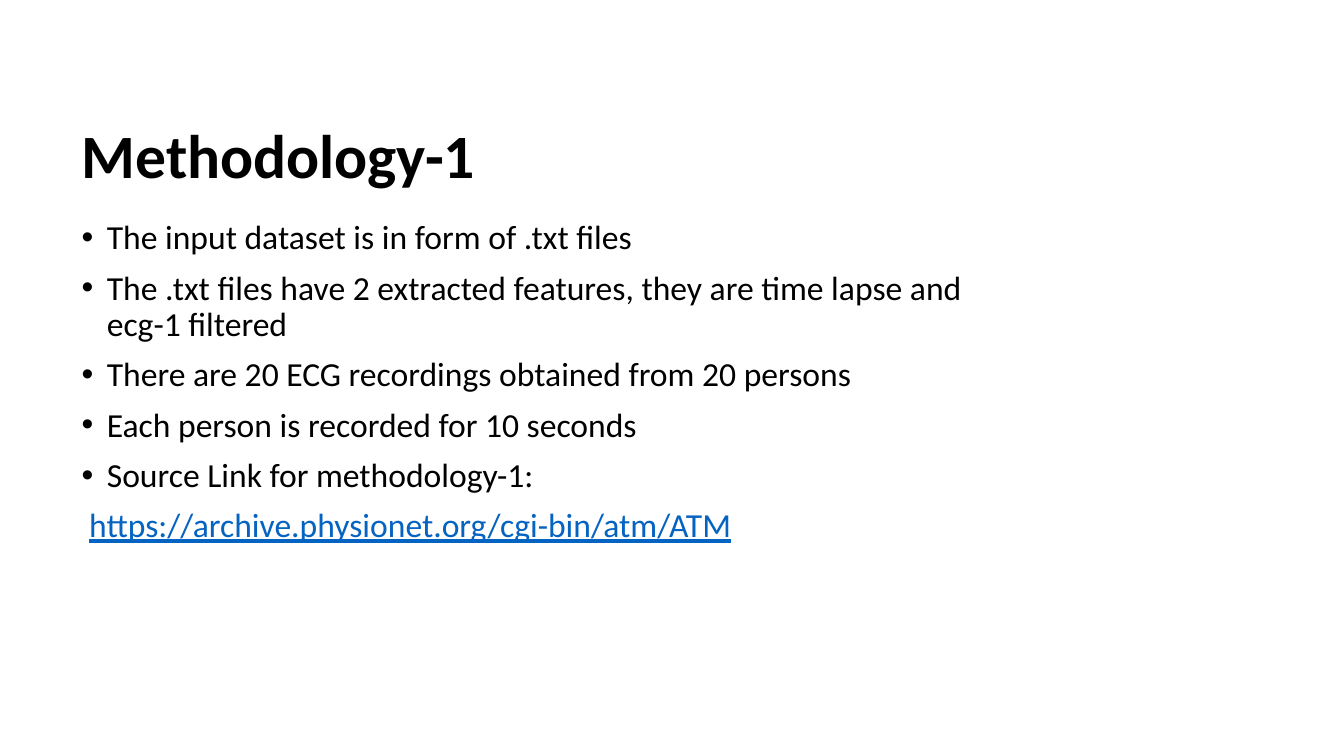
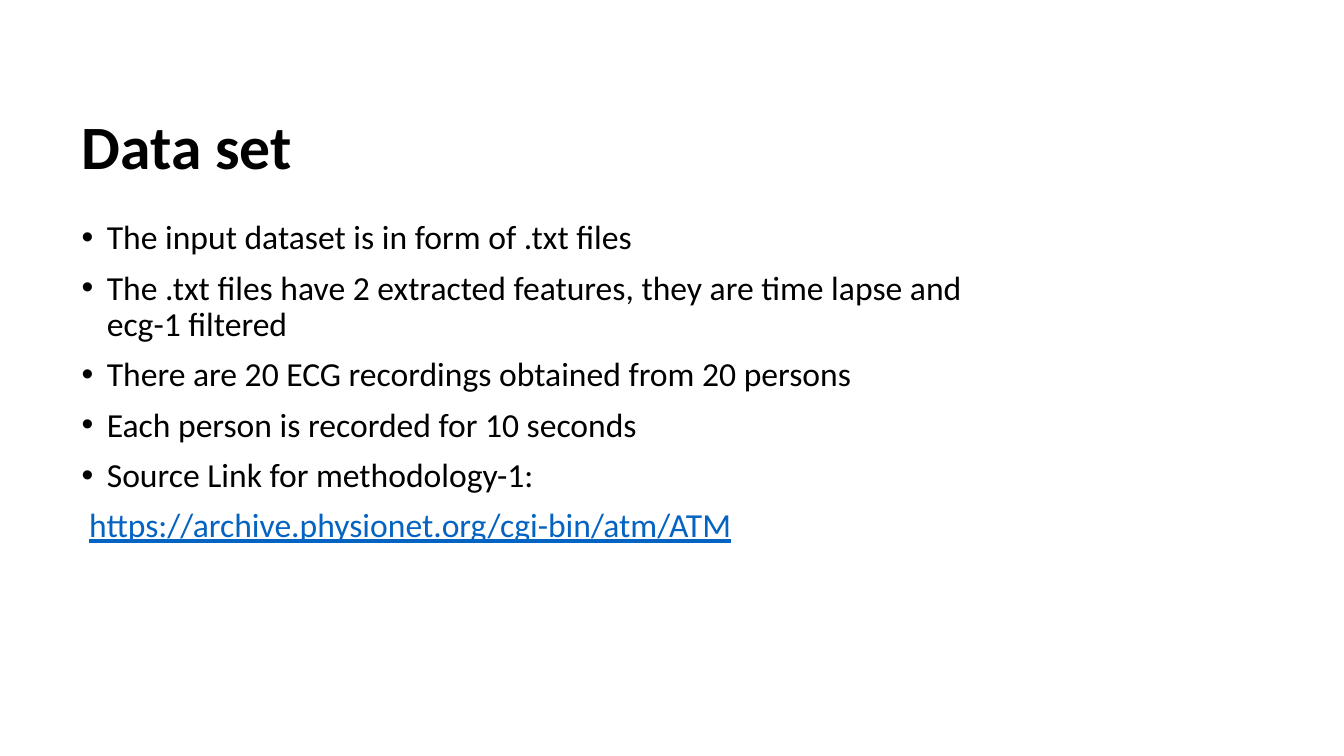
Before and after one commit to uma0441/TwoFactorAuthentication, a slide deck: slide 10 of Mid Term (1).pptx. Drawn at 1344x756 pixels with LibreOffice and Linux fonts; fonts in the diff are those of the drawing. Boxes give left, top, right and bottom in pixels: in the first picture for what was removed or moved away, otherwise in the second. Text is boxed around its words. In the diff, an @@ line names an element or a change of style, - is before the commit and + after.

```diff
--- a/Mid Term (1).pptx
+++ b/Mid Term (1).pptx
@@ title at [82, 129, 291, 170]: text changed @@
-Methodology-1
+Data set
```
Also in this commit, not shown: 7 other slides changed, 1 slide added, 1 slide removed.
